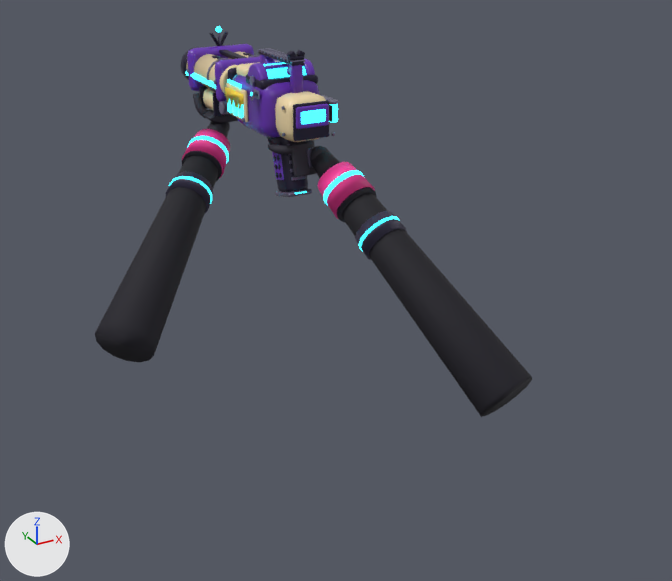
A saved change to the glTF model art/models/scatter_blaster.glb.
Camera for both pictures: a 50 mm lens placed at (-1.27, -2.66, 0.68), pointed at (-0.08, -0.5, -0.4). The lights are fixed; the arrows at lower left show +X, +Y and +Z. The older version comes first. Where no turn or scale is listed for an object, it has been applied to the vertices. Vertices at exactly the same position are counted once.

The first picture shows 'ArmL', 'ArmR', 'Barrels', 'Drum', 'Shell' and 4 more.
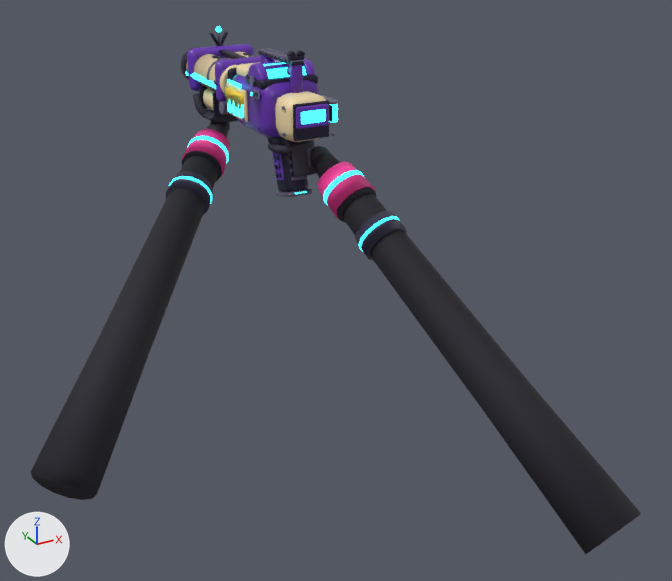
Changed parts and their boxes (x1, y1, x2, y2) in the pictures (672 x 581 px):
'ArmR', reshaped (41% wider, 49% taller): before (268, 138, 532, 417); after (268, 138, 641, 554)
'ArmL', reshaped (44% wider, 51% taller): before (95, 93, 238, 362); after (31, 93, 238, 500)
part 1 of me_armr, reshaped: before (352, 231, 532, 417); after (352, 231, 641, 554)
part 2 of me_arml, reshaped: before (95, 197, 204, 362); after (31, 197, 203, 500)

Patch to the scene script:
```diff
--- a/art/models/scatter_blaster.glb.py
+++ b/art/models/scatter_blaster.glb.py
@@ me_armr @@
 # used by ob_armr; location = (0.0, -0.05, -0.145)
-me_armr.from_pydata(...)  # 2080 vertices, 4060 faces; spans x -0.074..0.321, y -0.914..0.14, z -0.562..0.074
+me_armr.from_pydata(...)  # 2094 vertices, 4088 faces; spans x -0.074..0.401, y -1.283..0.14, z -0.805..0.074
+# me_armr part 1
+# 4 vertices are removed from x 0.17..0.308, y -0.912..-0.825, z -0.547..-0.414
+# 24 faces are deleted
+# 10 vertices move from x 0.145..0.321, y -0.914..-0.812, z -0.562..-0.414 to x 0.16..0.306, y -0.905..-0.821, z -0.549..-0.427
+# 18 vertices are added at x 0.181..0.401, y -1.283..-0.831, z -0.805..-0.427
+# 52 new faces join them, mat_sleeve
 me_armr.materials.append(mat_glove)
@@ me_arml @@
 # used by ob_arml; parent = ob_pump; location = (0.0, 0.0, 0.0)
-me_arml.from_pydata(...)  # 1952 vertices, 3800 faces; spans x -0.711..0.103, y -0.702..0.064, z -0.608..0.022
+me_arml.from_pydata(...)  # 1966 vertices, 3828 faces; spans x -0.982..0.103, y -0.994..0.064, z -0.817..0.022
+# me_arml part 2
+# 4 vertices are removed from x -0.703..-0.568, y -0.677..-0.572, z -0.592..-0.452
+# 24 faces are deleted
+# 10 vertices move from x -0.711..-0.574, y -0.702..-0.565, z -0.608..-0.452 to x -0.699..-0.584, y -0.691..-0.577, z -0.595..-0.465
+# 18 vertices are added at x -0.982..-0.58, y -0.994..-0.582, z -0.817..-0.465
+# 52 new faces join them, mat_sleeve
 me_arml.materials.append(mat_glove)
```
